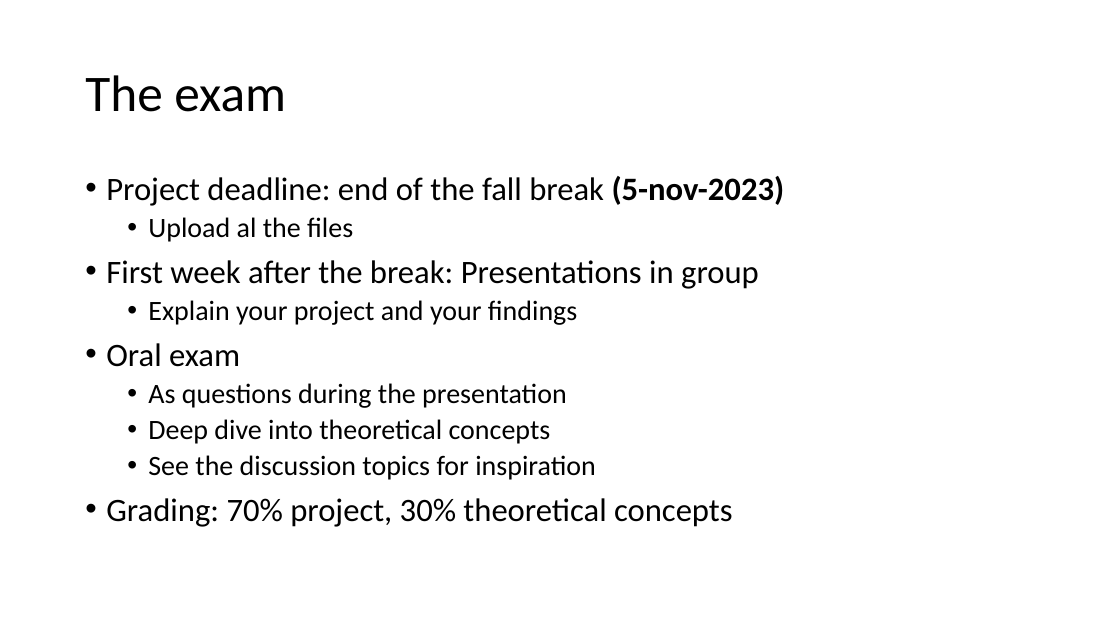
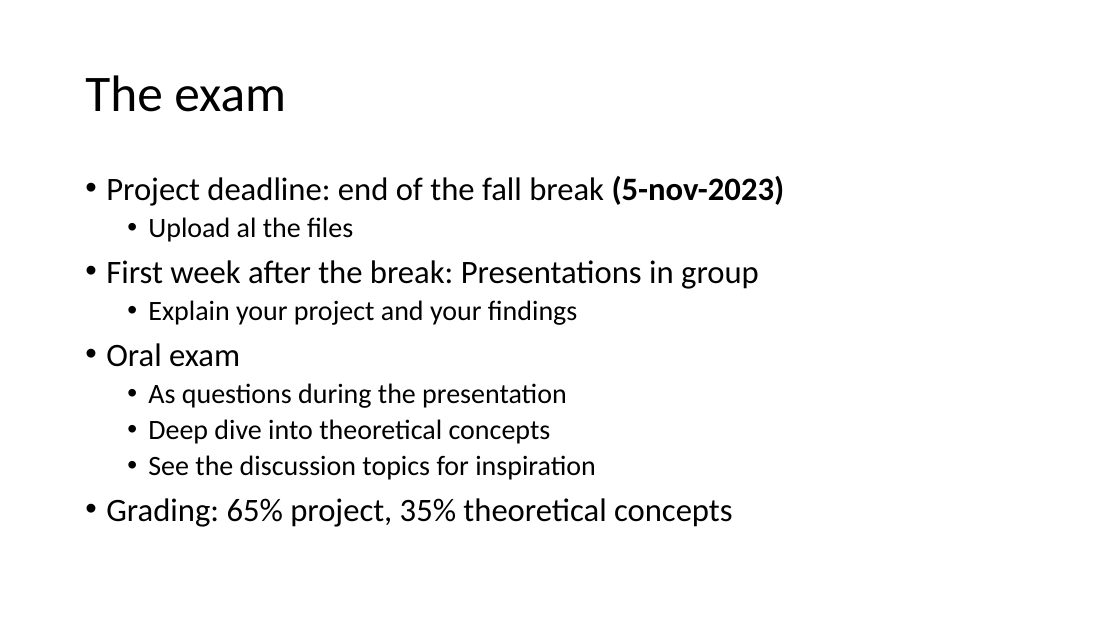
Before and after one commit to mjochen/CloudAI, a slide deck: slide 6 of PPT/0 - Intro.pptx. Drawn at 1120x630 pixels with LibreOffice and Linux fonts; fonts in the diff are those of the drawing. Boxes give left, top, right and bottom in pixels: in the first picture for what was removed or moved away, otherwise in the second. Text is boxed around its words. In the diff, an @@ line names an element or a change of style, - is before the commit and + after.

```diff
--- a/PPT/0 - Intro.pptx
+++ b/PPT/0 - Intro.pptx
@@ text at (106, 498, 733, 527): text changed @@
-• Grading: 70% project, 30% theoretical concepts
+• Grading: 65% project, 35% theoretical concepts
```
Also in this commit, not shown: 2 other slides changed, 4 other files.
